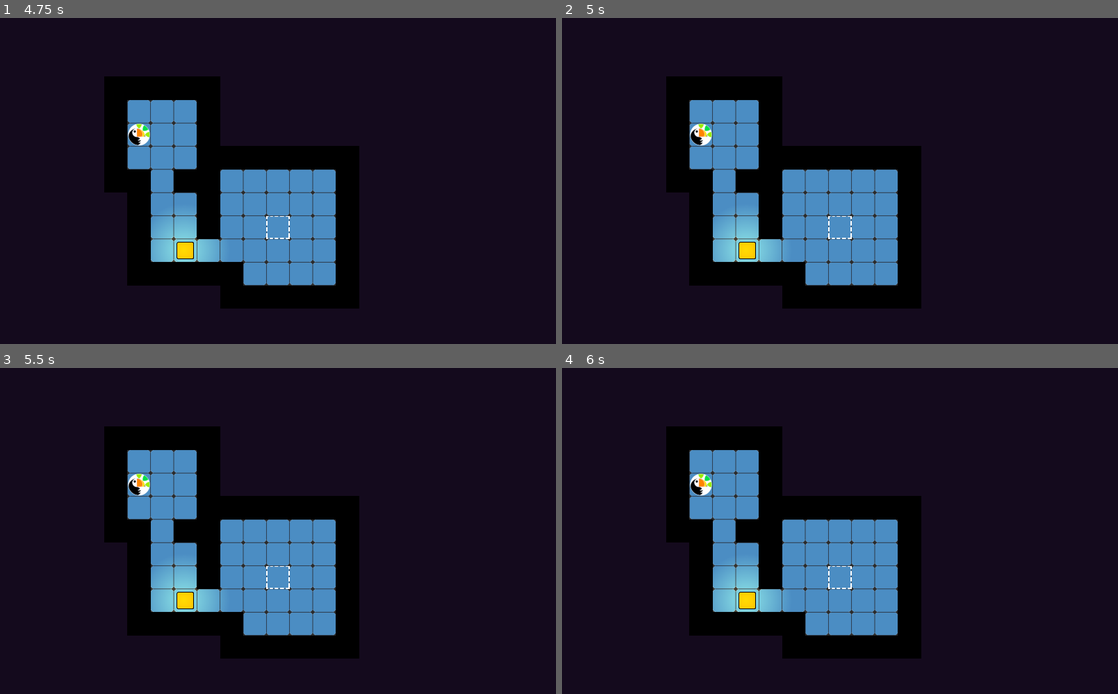
Above: before the commit, frames 1-4 (two rows, left to right).
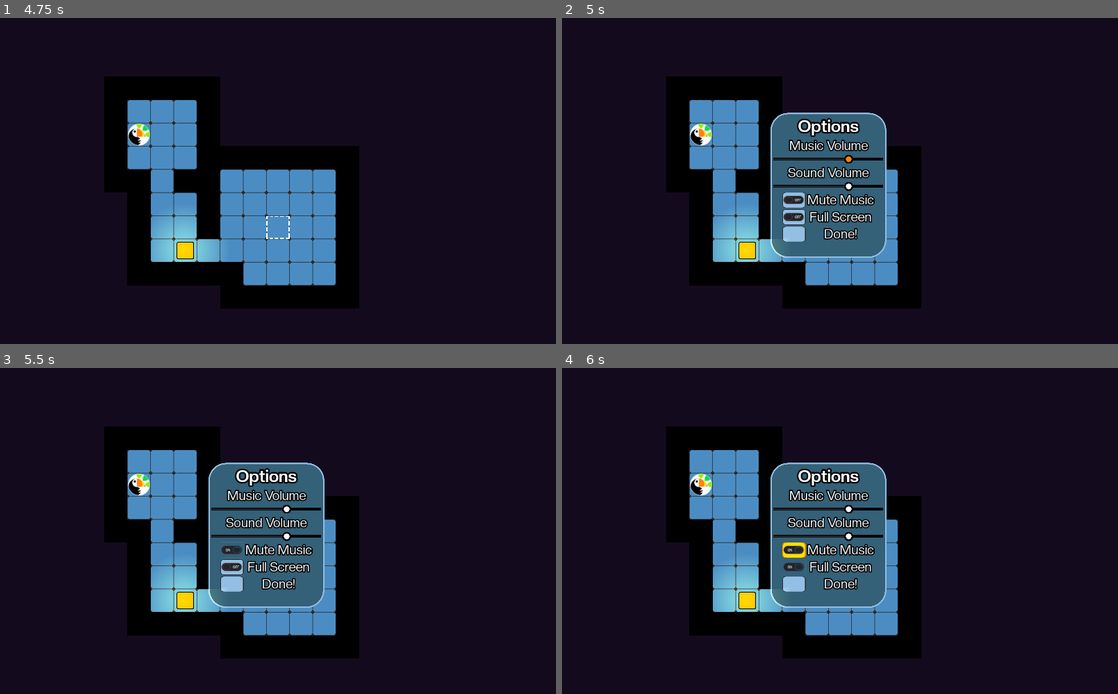
Above: after the commit, the same moments.

Repository: YannBurrett/Toucanoban_Repo
Game: Godot game, scene res://UI/MainScreen.tscn
The game is run twice, just before and just after one commit, with the same random seed, the same clock (stepped at 60 frames per second) and the same inputs.
Inputs (mouse positions are in pixels of both pictures, inside the frame that each line leads up to):
- Up to frame 1 (4.75 s): click (222, 115) at 0.5 s; tap Enter at 1.25 s; hold D (Right) 1.28-2.03 s; tap Space (Restart) every 0.75 s from 2 to 4.25 s; hold S (Down) 2.03-2.78 s; hold D (Right) 2.78-3.53 s; hold W (Up) 3.53-4.28 s; hold A (Left) from 4.28 s (still down)
- Up to frame 2 (5 s): keep holding A (Left); tap Escape (ui_cancel) at 4.9 s
- Up to frame 3 (5.5 s): release A (Left) at 5 s; click (233, 550) at 5.02 s
- Up to frame 4 (6 s): click (795, 566) at 5.77 s

Frame 1 is identical in both runs. In frame 2, 8.7% of the frame differs, in the area x 37-59%, y 28-74%; in frame 3, 8.7%; in frame 4, 8.7%.

Commit message:
Making the Options Menu Work

Diff:
--- a/Gamestate/Gamestate.gd
+++ b/Gamestate/Gamestate.gd
@@ -2,6 +2,17 @@
 
 export (Array, Resource) var levels
 var current_level = 0
+
+var Music_volume = -3 setget set_music_volume
+var SFX_volume = -3 setget set_sfx_volume
+var Music_Mute = false setget set_music_mute
+var fullscreen = false setget set_fullscreen
+
+
+func _ready():
+	AudioServer.set_bus_volume_db(1, -10)
+	AudioServer.set_bus_volume_db(2, -10)
+
 
 func load_level():
 	var scene
@@ -11,3 +22,26 @@
 	else:
 		scene = levels[current_level]
 		get_tree().change_scene_to(scene)
+
+
+func set_music_volume(volume:int):
+	AudioServer.set_bus_volume_db(1, -10 + volume)
+	Music_volume = volume
+
+
+func set_sfx_volume(volume:int):
+	AudioServer.set_bus_volume_db(2, -10 + volume)
+	SFX_volume = volume
+
+
+func set_music_mute(mute:bool):
+	if mute:
+		Music.stop()
+	elif not Music.is_playing():
+		Music.play()
+	Music_Mute = mute
+
+
+func set_fullscreen(f_screen:bool):
+	OS.window_fullscreen = f_screen
+	fullscreen = f_screen
--- a/Music/Music.tscn
+++ b/Music/Music.tscn
@@ -1,28 +1,9 @@
-[gd_scene load_steps=3 format=2]
+[gd_scene load_steps=2 format=2]
 
 [ext_resource path="res://Music/Christmas synths.ogg" type="AudioStream" id=1]
 
-[sub_resource type="Animation" id=1]
-resource_name = "New Anim"
-length = 0.5
-tracks/0/type = "value"
-tracks/0/path = NodePath(".:volume_db")
-tracks/0/interp = 1
-tracks/0/loop_wrap = true
-tracks/0/imported = false
-tracks/0/enabled = true
-tracks/0/keys = {
-"times": PoolRealArray( 0, 0.4 ),
-"transitions": PoolRealArray( 1, 1 ),
-"update": 0,
-"values": [ -80.0, -10.0 ]
-}
-
 [node name="Music" type="AudioStreamPlayer"]
 stream = ExtResource( 1 )
-volume_db = -80.0
+volume_db = -10.0
+autoplay = true
 bus = "Music"
-
-[node name="AnimationPlayer" type="AnimationPlayer" parent="."]
-autoplay = "New Anim"
-"anims/New Anim" = SubResource( 1 )
--- a/Player/Player.gd
+++ b/Player/Player.gd
@@ -35,3 +35,4 @@
 				position + direction, speed,Tween.TRANS_LINEAR,
 				Tween.EASE_OUT_IN, 0)
 		$Tween.start()
+		$PlayerSound.play_sound()
--- a/Player/Player.tscn
+++ b/Player/Player.tscn
@@ -1,8 +1,15 @@
-[gd_scene load_steps=6 format=2]
+[gd_scene load_steps=13 format=2]
 
 [ext_resource path="res://Templates/Moveable.tscn" type="PackedScene" id=1]
 [ext_resource path="res://Sprites/canopy_icon_white.png" type="Texture" id=2]
 [ext_resource path="res://Player/Player.gd" type="Script" id=3]
+[ext_resource path="res://Player/PlayerSound.gd" type="Script" id=4]
+[ext_resource path="res://SFX/Move.wav" type="AudioStream" id=5]
+[ext_resource path="res://SFX/Move3.wav" type="AudioStream" id=6]
+[ext_resource path="res://SFX/Move2.wav" type="AudioStream" id=7]
+[ext_resource path="res://SFX/Move5.wav" type="AudioStream" id=8]
+[ext_resource path="res://SFX/Move4.wav" type="AudioStream" id=9]
+[ext_resource path="res://SFX/Move7.wav" type="AudioStream" id=10]
 
 [sub_resource type="RectangleShape2D" id=2]
 extents = Vector2( 32, 32 )
@@ -23,3 +30,8 @@
 
 [node name="LightOccluder2D" type="LightOccluder2D" parent="." index="7"]
 occluder = SubResource( 1 )
+
+[node name="PlayerSound" type="AudioStreamPlayer" parent="." index="8"]
+bus = "SFX"
+script = ExtResource( 4 )
+sounds = [ ExtResource( 7 ), ExtResource( 6 ), ExtResource( 9 ), ExtResource( 8 ), ExtResource( 10 ), ExtResource( 5 ) ]
--- /dev/null
+++ b/Player/PlayerSound.gd
@@ -0,0 +1,12 @@
+extends AudioStreamPlayer
+
+export (Array, Resource) var sounds
+
+func _ready():
+	randomize()
+
+
+func play_sound():
+	var sound = sounds[randi() %sounds.size() -1]
+	stream = sound
+	play()
--- a/Templates/LevelTemplate.gd
+++ b/Templates/LevelTemplate.gd
@@ -10,3 +10,8 @@
 func _on_Goals_victory():
 	Gamestate.current_level +=1
 	Gamestate.load_level()
+
+
+func _unhandled_input(event):
+	if event.is_action_pressed("ui_cancel"):
+		$Options.popup_centered()
--- a/Templates/LevelTemplate.tscn
+++ b/Templates/LevelTemplate.tscn
@@ -7,6 +7,7 @@
 [ext_resource path="res://Templates/LevelTemplate.gd" type="Script" id=5]
 [ext_resource path="res://Goals/Goal.tscn" type="PackedScene" id=6]
 [ext_resource path="res://Goals/Goals.gd" type="Script" id=7]
+[ext_resource path="res://UI/Options.tscn" type="PackedScene" id=8]
 
 [sub_resource type="OccluderPolygon2D" id=1]
 polygon = PoolVector2Array( 64, 64, 0, 64, 0, 0, 64, 0 )
@@ -79,4 +80,6 @@
 current = true
 zoom = Vector2( 1.5, 1.5 )
 
+[node name="Options" parent="." instance=ExtResource( 8 )]
+
 [connection signal="victory" from="Goals" to="." method="_on_Goals_victory"]
--- a/UI/MainScreen.tscn
+++ b/UI/MainScreen.tscn
@@ -174,6 +174,7 @@
 [node name="HowToPlay" parent="." instance=ExtResource( 10 )]
 
 [node name="Options" parent="." instance=ExtResource( 11 )]
+visible = false
 
 [connection signal="pressed" from="VBoxContainer/CenterContainer/PanelContainer/CenterContainer/GridContainer/ButtonNewGame" to="." method="_on_ButtonNewGame_pressed"]
 [connection signal="pressed" from="VBoxContainer/CenterContainer/PanelContainer/CenterContainer/GridContainer/ButtonContinue" to="." method="_on_ButtonContinue_pressed"]
--- a/UI/Options.gd
+++ b/UI/Options.gd
@@ -3,19 +3,19 @@
 
 
 func _on_SliderMusic_value_changed(value):
-	pass # Replace with function body.
+	Gamestate.Music_volume = value
 
 
 func _on_SliderSFX_value_changed(value):
-	pass # Replace with function body.
+	Gamestate.SFX_volume = value
 
 
 func _on_ButtonMute_toggled(button_pressed):
-	pass # Replace with function body.
+	Gamestate.Music_Mute = button_pressed
 
 
 func _on_ButtonFullScreen_toggled(button_pressed):
-	pass # Replace with function body.
+	Gamestate.fullscreen = button_pressed
 
 
 func _on_ButtonDone_pressed():
--- a/UI/Options.tscn
+++ b/UI/Options.tscn
@@ -13,7 +13,6 @@
 font_data = ExtResource( 2 )
 
 [node name="Options" type="Popup"]
-visible = true
 margin_right = 40.0
 margin_bottom = 40.0
 rect_min_size = Vector2( 320, 400 )
--- /dev/null
+++ b/default_bus_layout.tres
@@ -0,0 +1,15 @@
+[gd_resource type="AudioBusLayout" format=2]
+
+[resource]
+bus/1/name = "Music"
+bus/1/solo = false
+bus/1/mute = false
+bus/1/bypass_fx = false
+bus/1/volume_db = 0.0
+bus/1/send = "Master"
+bus/2/name = "SFX"
+bus/2/solo = false
+bus/2/mute = false
+bus/2/bypass_fx = false
+bus/2/volume_db = 0.0
+bus/2/send = "Master"
--- a/project.godot
+++ b/project.godot
@@ -17,6 +17,7 @@
 [autoload]
 
 Gamestate="*res://Gamestate/Gamestate.tscn"
+Music="*res://Music/Music.tscn"
 
 [display]
 
Not shown, removed: SFX/Move6.wav.import
Not shown: 1 places in Templates/LevelTemplate.tscn that only renumber resources
Not shown, removed: SFX/Move6.wav
